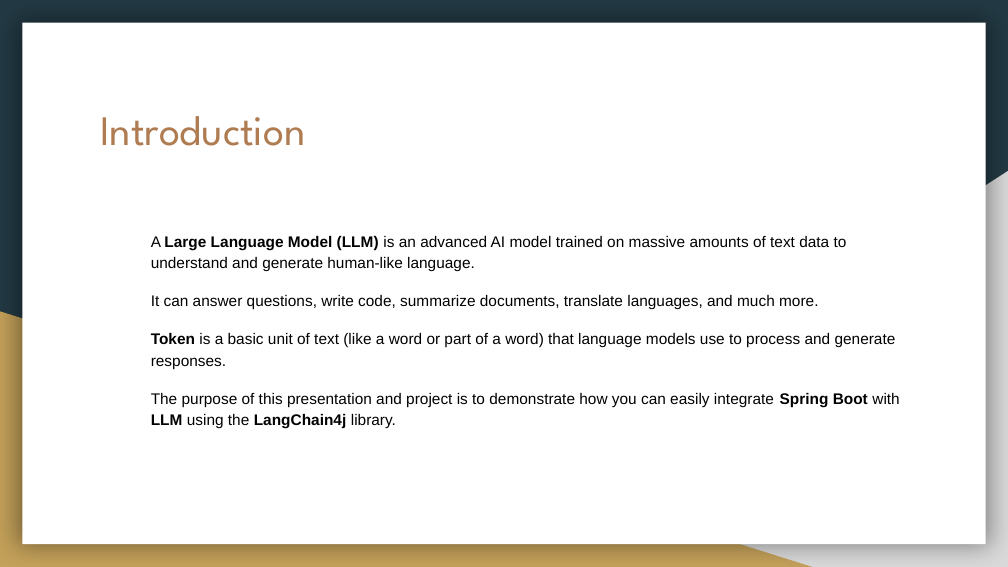
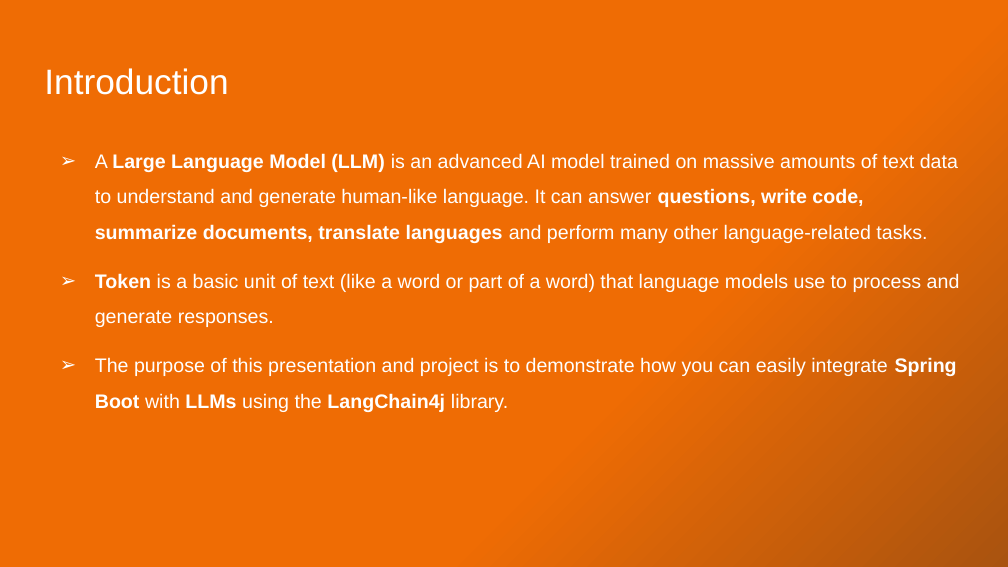
Before and after one commit to xkondix/aiSandbox-JAVA-SPIRNG, a slide deck: slide 3 of assets/LangChain4j with Spring Boot.pptx. Drawn at 1008x567 pixels with LibreOffice and Linux fonts; fonts in the diff are those of the drawing. Boxes give left, top, right and bottom in pixels: in the first picture for what was removed or moved away, otherwise in the second. Text is boxed around its words. In the diff, an @@ line names an element or a change of style, - is before the commit and + after.

```diff
--- a/assets/LangChain4j with Spring Boot.pptx
+++ b/assets/LangChain4j with Spring Boot.pptx
@@ background #233A44 to gradient #EF6C04 to #A9530F @@
@@ rectangle removed at [22, 23, 986, 544] @@
@@ title "Introduction": place and size @@
-title "Introduction" at [100, 116, 305, 146]
+title "Introduction" at [44, 68, 228, 95]
@@ title "Introduction" at [44, 68, 228, 95]: size 30 to 25.2 pt, font League Spartan to Arial, text colour #AF7B51 to #FFFFFF @@
@@ text "A Large Language Model (LLM) ...": place and size @@
-text "A Large Language Model (LLM) ..." at [151, 236, 899, 428]
+text "A Large Language Model (LLM) ..." at [95, 153, 960, 412]
@@ text at [95, 153, 958, 243]: text changed; size 11 to 14 pt; text colour #000000 to #FFFFFF @@
-A Large Language Model (LLM) is an advanced AI model trained on massive amounts of text data to understand and generate human-like language.
-It can answer questions, write code, summarize documents, translate languages, and much more.
+➢ A Large Language Model (LLM) is an advanced AI model trained on massive amounts of text data to understand and generate human-like language. It can answer questions, write code, summarize documents, translate languages and perform many other language-related tasks.
@@ right triangle removed at [395, 171, 1008, 567] @@
@@ text at [95, 273, 960, 327]: size 11 to 14 pt, text colour #000000 to #FFFFFF in "Token is a basic unit of text ..."; bullet none to ➢; line spacing 1.15 to 1.5; less space between paragraphs @@
@@ right triangle removed at [0, 311, 812, 567] @@
@@ text at [95, 357, 957, 412]: text changed; size 11 to 14 pt; text colour #000000 to #FFFFFF @@
-The purpose of this presentation and project is to demonstrate how you can easily integrate Spring Boot with LLM using the LangChain4j library.
+➢ The purpose of this presentation and project is to demonstrate how you can easily integrate Spring Boot with LLMs using the LangChain4j library.
```
Also in this commit, not shown: 18 other slides changed, 21 slides added, 7 slides removed, 8 other files.
